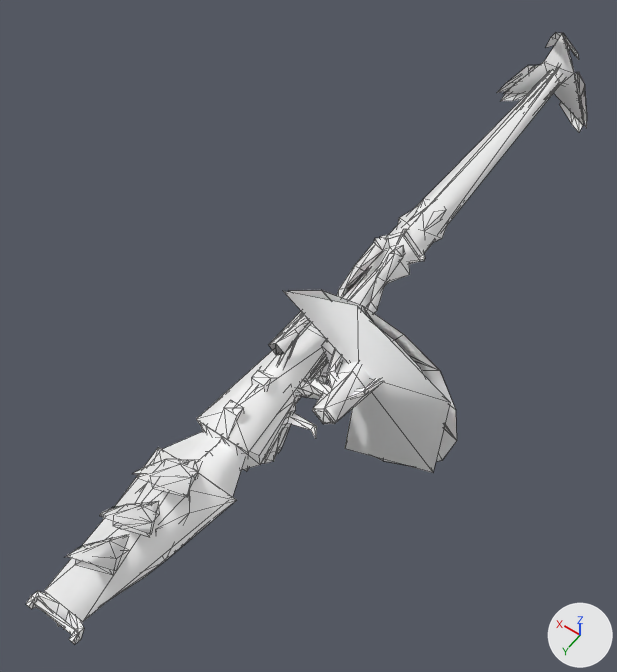
The glTF model docs/models/weapons/w04/022.glb: old version first, new version second.
Before and after are seen from a 50 mm camera at (-0.86, 1.12, 1.72) aimed at (0.03, -0.13, -0.24). Lighting does not change. The marker at lower right points along +X, +Y and +Z. The picture after the commit comes second. Mesh edges are drawn as thin lines. Vertices at exactly the same position are counted once.

The first picture shows 'Group[0]', 'Group[100]', 'Group[1]', 'Group[2]'.
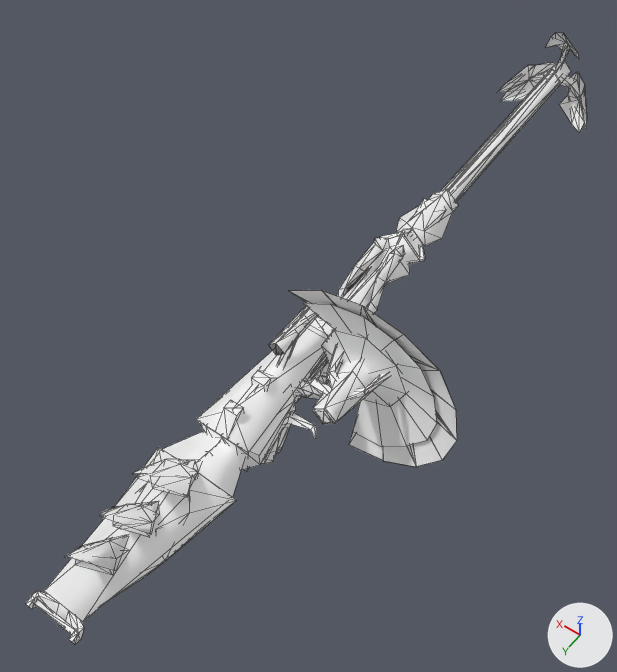
Edits to the bpy script that builds the scene:
```text
Change me_group_1:
    used by ob_group_1; location = (0.0, 0.0, 0.0)
    remove me_group_1.from_pydata(...)  # 116 vertices, 179 faces; spans x -0.211..0.161, y -1.772..-0.44, z -0.332..0.019
    add me_group_1.from_pydata(...)  # 100 vertices, 157 faces; spans x -0.211..0.161, y -1.749..-0.461, z -0.332..0.019
    me_group_1 part 1: the loose piece of 9 vertices spanning x -0.092..0.042, y -1.67..-0.44, z -0.262..-0.128 is deleted
    me_group_1 part 2: the loose piece of 7 vertices spanning x -0.193..0.143, y -1.772..-1.583, z -0.311..0.012 is deleted
Change me_group_2:
    used by ob_group_2; location = (0.0, 0.0, 0.0)
    remove me_group_2.from_pydata(...)  # 100 vertices, 102 faces; spans x -0.518..0.01, y -0.146..0.022, z -0.429..0.197
    add me_group_2.from_pydata(...)  # 93 vertices, 92 faces; spans x -0.518..0.001, y -0.146..0.012, z -0.415..0.193
    me_group_2 part 3: the loose piece of 7 vertices spanning x -0.484..0.01, y -0.132..0.022, z -0.429..0.197 is deleted
```

What differs and where, as boxes [x1, y1, x2, y2] in the pictures (617 x 672 px):
'Group[2]', reshaped: before [283, 290, 457, 473]; after [288, 290, 457, 467]
'Group[1]', reshaped: before [387, 33, 587, 255]; after [396, 33, 587, 247]
part 1 of me_group_1, deleted: before [387, 69, 565, 255]
part 2 of me_group_1, deleted: before [503, 34, 584, 126]
part 3 of me_group_2, deleted: before [283, 291, 450, 473]
